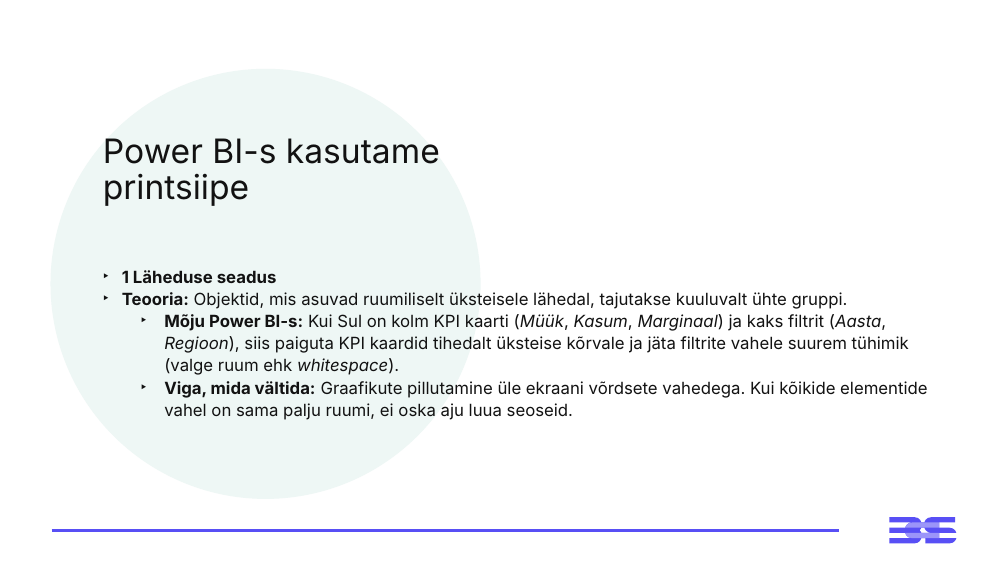
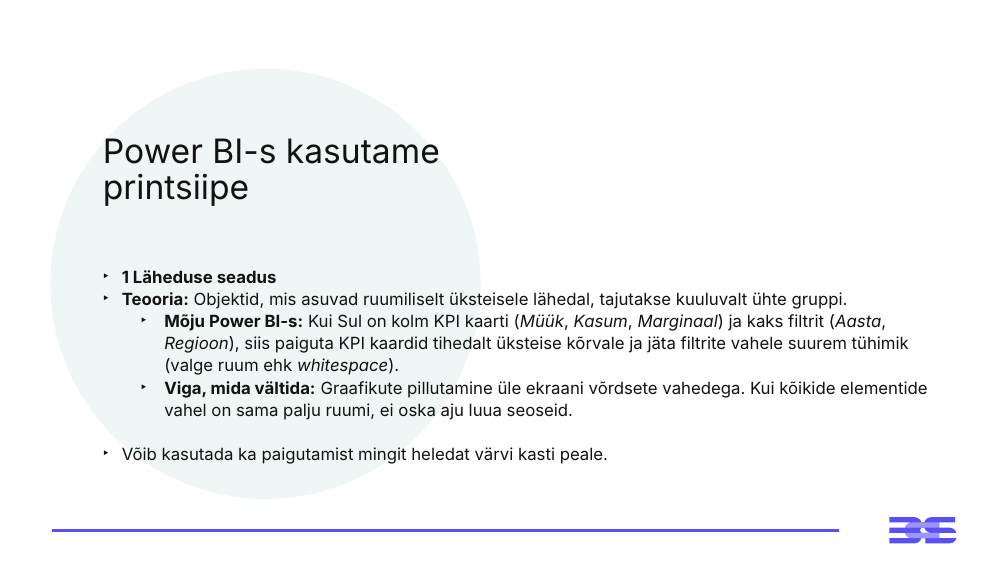
Before and after one commit to emilieabel/andmetarkus, a slide deck: slide 14 of Materjalid/Day3 M Visuaalid Andmelugu/3-paev-andmetarkus-esitlus.pptx (slide 21 before the commit). Drawn at 1008x567 pixels with LibreOffice and Linux fonts; fonts in the diff are those of the drawing. Boxes give left, top, right and bottom in pixels: in the first picture for what was removed or moved away, otherwise in the second. Text is boxed around its words. In the diff, an @@ line names an element or a change of style, - is before the commit and + after.

```diff
--- a/Materjalid/Day3 M Visuaalid Andmelugu/3-paev-andmetarkus-esitlus.pptx
+++ b/Materjalid/Day3 M Visuaalid Andmelugu/3-paev-andmetarkus-esitlus.pptx
@@ text at box(122, 447, 608, 464): paragraph added @@
+‣ Võib kasutada ka paigutamist mingit heledat värvi kasti peale.
```
Also in this commit, not shown: 10 other slides changed, 4 slides added, 2 slides removed.
